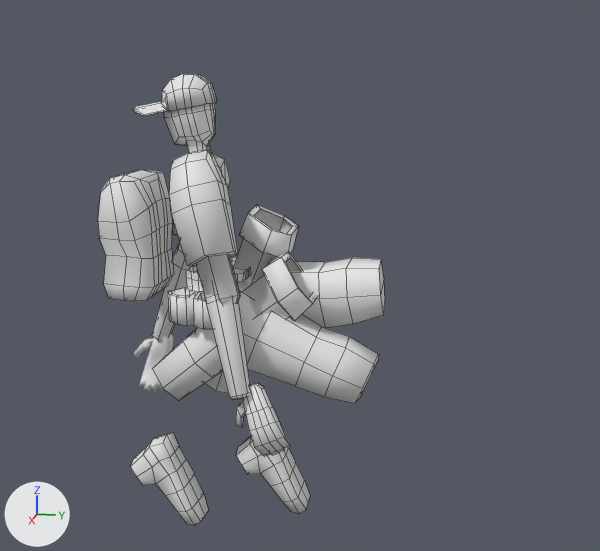
An edit to the FBX model cookies/Assets/Models/Characters/custodian.FBX, drawn before and after from the same camera.
Before and after are seen from a 50 mm camera at (1.976, 0.606, 1.122) aimed at (-0.087, 0.193, 0.606). The lights are fixed; the arrows at lower left show +X, +Y and +Z. Mesh edges are drawn as thin lines on the coarser meshes. Materials are left out; every surface is plain grey. Where no turn or scale is listed for an object, it has been applied to the vertices.

Names of what the first picture shows: 'custodian_head', 'custodian_l_bicep', 'custodian_l_femur', 'custodian_l_foot', 'custodian_l_forearm', 'custodian_l_hand', 'custodian_l_shin', 'custodian_r_femur', 'custodian_r_foot', 'custodian_r_shin', 'custodian_torso', 'work_belt'.
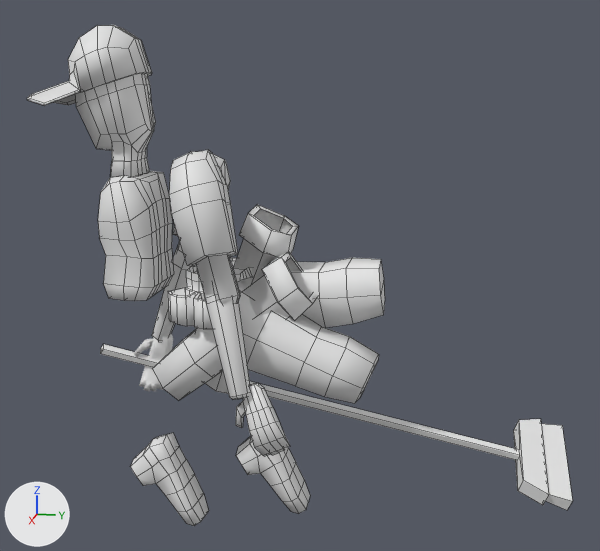
Edits to the bpy script that builds the scene:
```text
Change me_mesh_001:
    used by ob_custodian_head; location = (-0.01, -0.054, 1.022); rotation_euler = (1.74, 0.0, 0.0), in degrees (100, 0, 0); scale = (0.0109, 0.00797, 0.0129)
    remove me_mesh_001.from_pydata(...)  # 150 vertices, 146 faces; spans x -6.1..6.0, y -14.4..12.1, z -4.4..11.5
    add me_mesh_001.from_pydata(...)  # 89 vertices, 78 faces; spans x -5.4..5.6, y -14.4..3.5, z -3.0..6.9
    me_mesh_001 part 1
    77 vertices are removed from x -6.1..6.0, y 1.6..12.1, z -4.4..11.5
    84 faces are deleted
    3 vertices in x -0.4..0.4, y -7.3, z -3.1 move by (-0.3, 0.6, 0.1)
    31 vertices move from x -5.4..5.3, y -9.3..0.4, z -3.7..5.7 to x -5.4..5.5, y -10.0..1.6, z -2.9..6.9
    16 vertices are added at x -5.2..5.6, y 0.0..3.5, z -2.4..6.8
    16 new faces join them
Add me_mesh_002_1:
    me_mesh_002_1.from_pydata(...)  # 77 vertices, 68 faces; spans x -0.112..0.144, y -0.235..0.054, z -0.032..0.161
Add me_mesh_004_1:
    me_mesh_004_1.from_pydata(...)  # 24 vertices, 22 faces; spans x -0.17..0.121, y -1.229..0.099, z -0.105..0.277
Change ob_custodian_head:
    ob_custodian_head.location: (-0.01, -0.054, 1.022) -> (-0.009, -0.223, 1.068)
    ob_custodian_head.rotation_euler: (1.74, 0.0, 0.0) -> (1.581, 0.000309, -0.0000207)  # degrees (100, 0, 0) -> degrees (91, 0, -0)
    ob_custodian_head.scale: (0.0109, 0.00797, 0.0129) -> (0.0192, 0.0139, 0.0183)
Add ob_cap:
    ob_cap = bpy.data.objects.new('cap', me_mesh_002_1)
    ob_cap.location = (-0.009, -0.223, 1.068)
Add ob_mel_s_broom:
    ob_mel_s_broom = bpy.data.objects.new("mel's_broom", me_mesh_004_1)
    ob_mel_s_broom.location = (-0.252, 0.824, 0.08)
```

What differs and where, as boxes (x1, y1, x2, y2) in the pictures (600 x 551 px):
'custodian_head', reshaped, moved, turned, rescaled
    before: (133, 74, 217, 153)
    after: (75, 73, 156, 177)
"mel's_broom", added
    after: (100, 344, 573, 510)
'cap', added
    after: (27, 25, 152, 106)
part 1 of me_mesh_001, cut back
    before: (133, 74, 217, 117)
    after: (75, 73, 150, 107)
